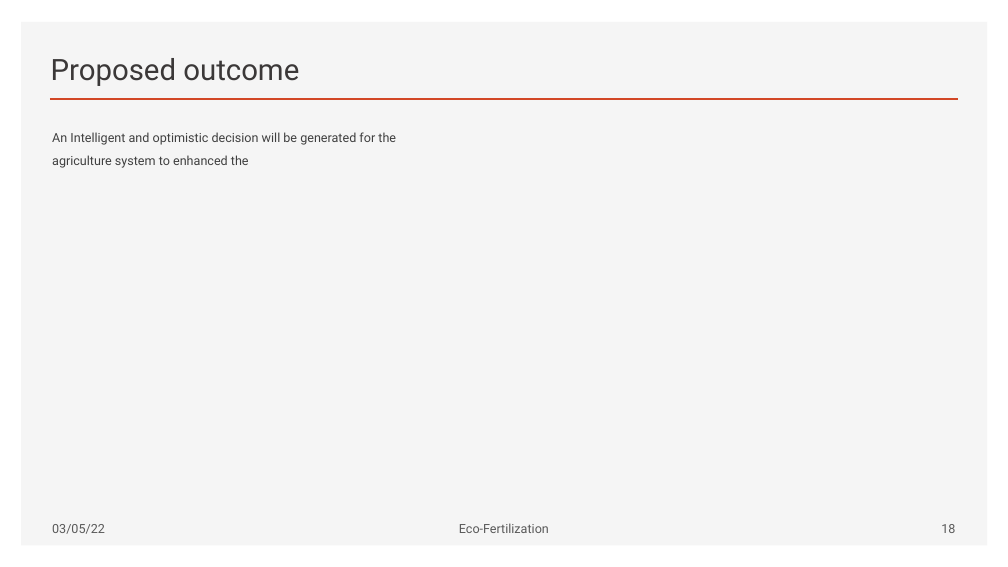
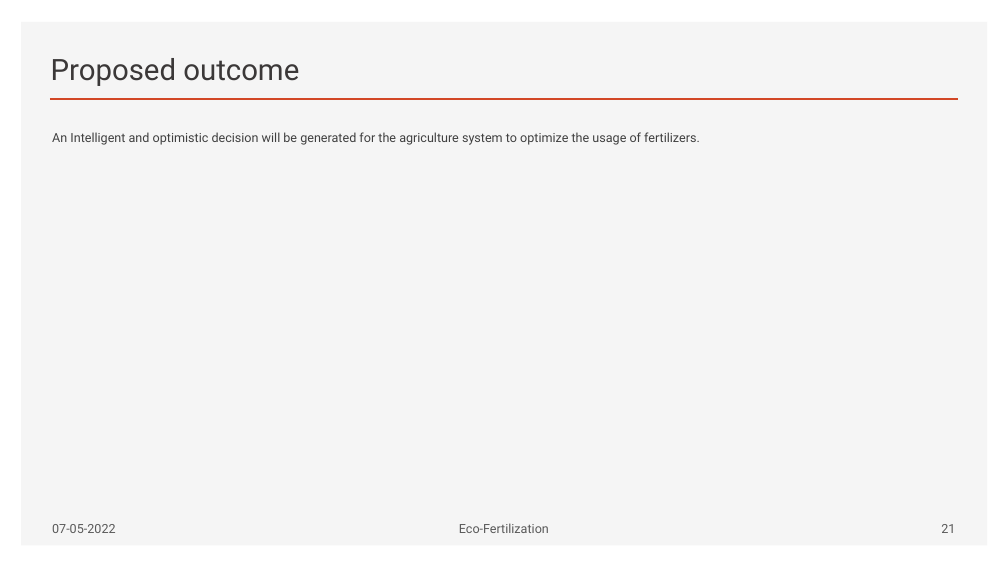
Before and after one commit to Gekko12/Eco-fertilization, a slide deck: slide 22 of EcoFertilization.pptx (slide 19 before the commit). Drawn at 1008x567 pixels with LibreOffice and Linux fonts; fonts in the diff are those of the drawing. Boxes give left, top, right and bottom in pixels: in the first picture for what was removed or moved away, otherwise in the second. Text is boxed around its words. In the diff, an @@ line names an element or a change of style, - is before the commit and + after.

```diff
--- a/EcoFertilization.pptx
+++ b/EcoFertilization.pptx
@@ text at bbox=[52, 132, 700, 145]: text changed @@
-An Intelligent and optimistic decision will be generated for the agriculture system to enhanced the
+An Intelligent and optimistic decision will be generated for the agriculture system to optimize the usage of fertilizers.
@@ text at bbox=[52, 524, 116, 533]: text changed @@
-03/05/22
+07-05-2022
@@ page number at bbox=[941, 524, 955, 533]: text changed @@
-18
+21
```
Also in this commit, not shown: 17 other slides changed, 7 slides added, 1 slide removed.
